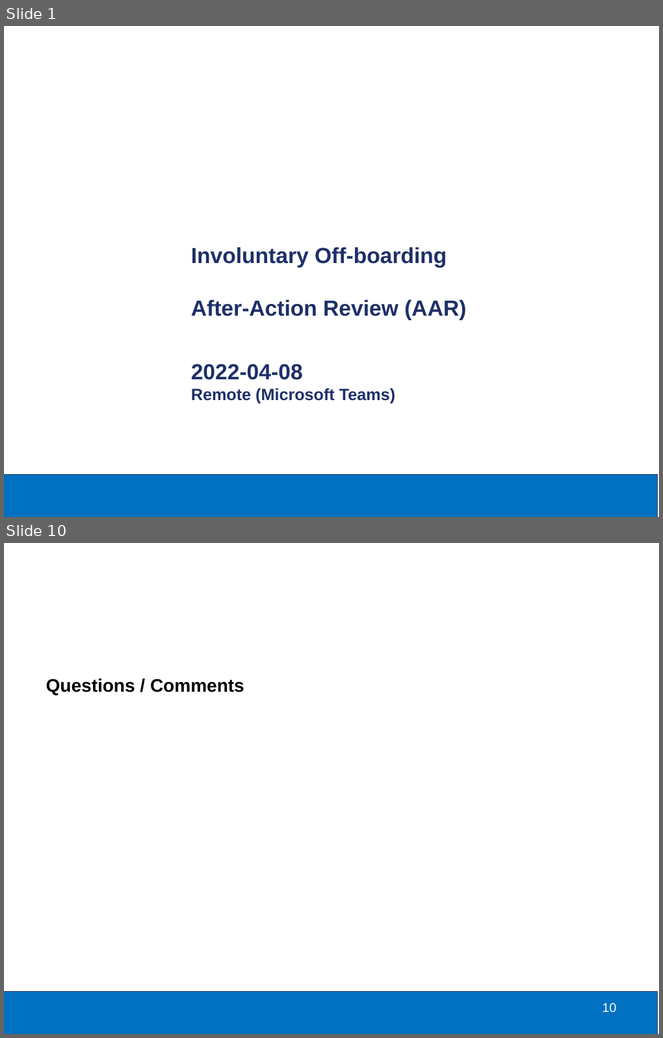
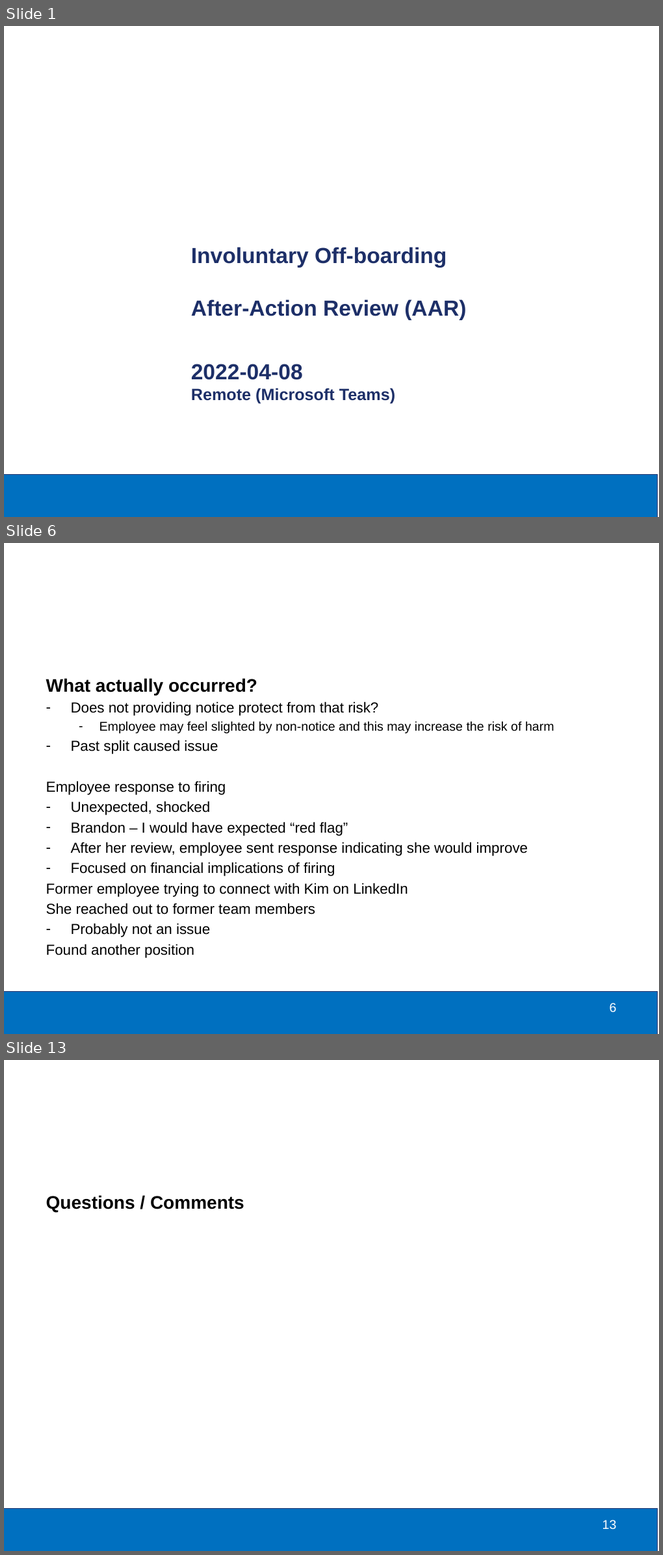
Before and after one commit to burch-cm/training, a slide deck: classes/AAR/complete/GLT Involuntary Off-boarding AAR 2022-04-06.pptx. Shown one above the other, each under a label of ours: slides 1 and 10 before the commit, slides 1, 6 and 13 after it; the slides between them are not shown. The pictures are 663x1038 and 663x1555 pixels, drawn with LibreOffice and Linux fonts; fonts in the diff are those of the drawing; background and template pictures are left out. Boxes give left, top, right and bottom in pixels: in the first picture for what was removed or moved away, otherwise in the second. Text is boxed around its words. In the diff, an @@ line names an element or a change of style, - is before the commit and + after.

```diff
--- a/classes/AAR/complete/GLT Involuntary Off-boarding AAR 2022-04-06.pptx
+++ b/classes/AAR/complete/GLT Involuntary Off-boarding AAR 2022-04-06.pptx
@@ slide 6 added at bbox=[4, 543, 659, 1034], background #FFFFFF; not listed: 2 template elements that a slide beside it also shows @@
@@ text added at bbox=[46, 678, 555, 958], 16 pt, text #000000 @@
+What actually occurred?
+– Does not providing notice protect from that risk?
+  – Employee may feel slighted by non-notice and this may increase the risk of harm
+– Past split caused issue
+Employee response to firing
+– Unexpected, shocked
+– Brandon – I would have expected “red flag”
+– After her review, employee sent response indicating she would improve
+– Focused on financial implications of firing
+Former employee trying to connect with Kim on LinkedIn
+She reached out to former team members
+– Probably not an issue
+Found another position
@@ what was slide 10 is now slide 13 @@
@@ page number at bbox=[603, 1520, 617, 1530]: text changed @@
-10
+13
```
Also in this commit, not shown: 8 slides changed, 2 other slides added.
